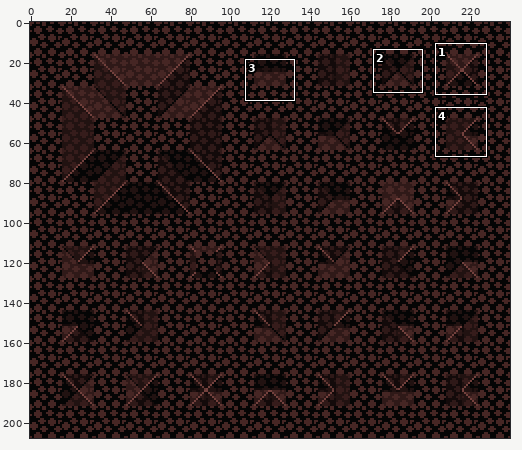
Two versions of one sprite sheet, graphics/images/ramps_soil.png. Above, an overview of the earlier version with the close-up marked.
Close-up. As it was:
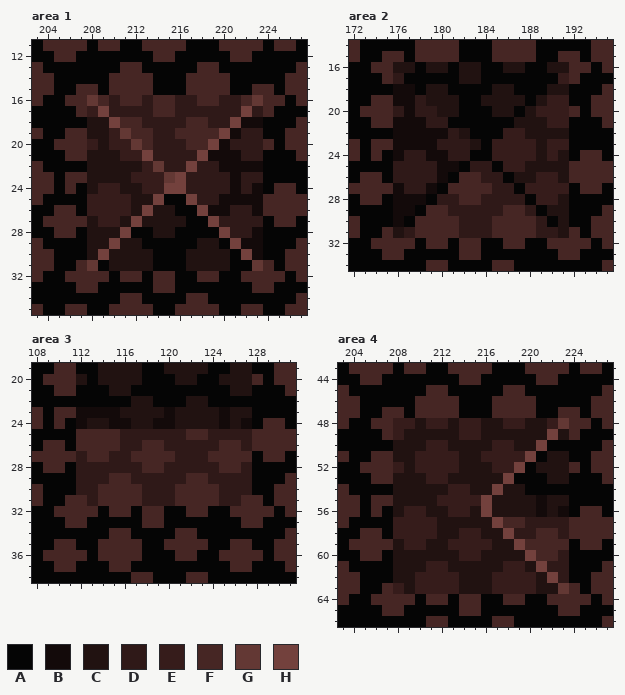
The file is 480x416 pixels, drawn in blocks of 2x2; one block is one cell here. Colours within 5 levels of each other are drawn and written as one. Shown: area 1: x 203..227, y 11..35; area 2: x 172..195, y 14..34; area 3: x 108..131, y 19..38; area 4: x 203..227, y 43..66. The commit also changed other parts of the picture, which this record leaves out.
Palette (. is transparent): A #050505  B #130a0a  C #211211  D #2f1918  E #361c1b  F #462624  G #633834  H #73413d
After the commit:
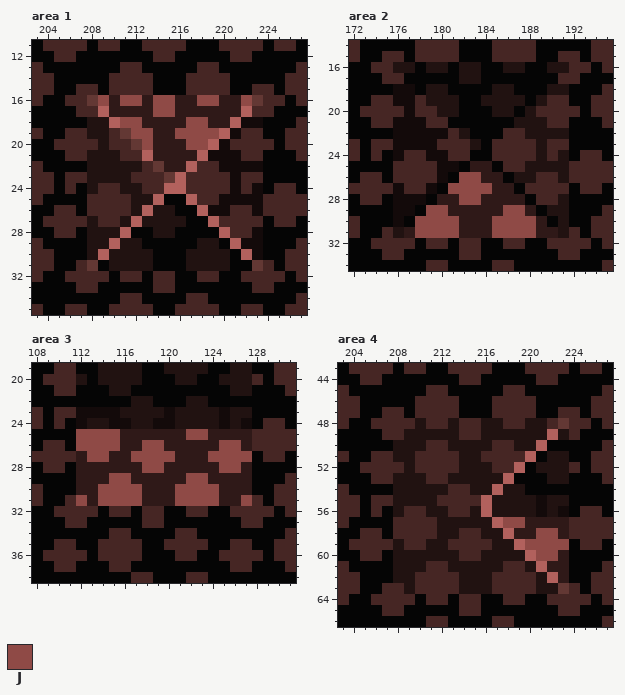
Colours new in this view: J #8f4a46
Edits made:
@@ palette @@
-H #73413d
+H #b2615d
--- area 1
@@ x 203..227 @@
 15 FFAAFFAFFFFAAAFFFFAAFFAFF
-16 FAAFFGFDFFDFFDDFFDDFGFFAF
-17 AAAAFEHDDDDFFDDDDDDHDFAAA
-18 AAAAACCHFFDDDDFFDDHBBAAAF
-19 FAAFFCCEGFFDDFFFFHBDDAAFF
-20 AAFFFECEEGFDDDFFHBDDDFAFF
-21 AAAFFCCCEEHDDDDHBBBDDAAAF
-22 FAAAACCCCCEGDDHDDBBBBAAAA
-23 FFAFFCCCCEEEGHDDDDBDDAAAA
-24 FFAFACEECCEEHHDDDDBDBAFFA
-25 FAAAAEEEECCHAAHDDBBBBFFFF
-26 AAFFAEEEECHCCAAHBBDDBFFFF
-27 AFFFFCEECHCCCCAAHDDDDAFFA
-28 AAFFACCCHAACCAAAAHDDBAAAA
+16 FAAFFGJDJJDJJDDJJDDJGFFAF
+17 AAAAFFHDDDDJJDDDDDDHFFAAA
+18 AAAAACCHJJDDDDJJDDHBBAAAF
+19 FAAFFCCFGJJDDJJJJHBFFAAFF
+20 AAFFFFCFFGJDDDJJHBFFFFAFF
+21 AAAFFCCCFFHDDDDHBBBFFAAAF
+22 FAAAACCCCCFGDDHFFBBBBAAAA
+23 FFAFFCCCCFFFGHFFFFBFFAAAA
+24 FFAFACFFCCFFHHFFFFBFBAFFA
+25 FAAAAFFFFCCHAAHFFBBBBFFFF
+26 AAFFAFFFFCHCCAAHBBFFBFFFF
+27 AFFFFCFFCHCCCCAAHFFFFAFFA
+28 AAFFACCCHAACCAAAAHFFBAAAA
 29 FAAAACCHCCAAAAACCAHBBAAAF
--- area 2
@@ x 172..195 @@
 16 AAFFCCACCACCAACCAACCFFAF
-17 AAAFDAAAAACCAAAAAAAEFAAA
+17 AAAFFAAAAACCAAAAAAAFFAAA
 18 AAAABBACCAAAACCAAACCAAAF
-19 AAFFBBDCCCAACCCCACEEAAFF
-20 AFFFDBDDCCAAACCACEEEFAFF
-21 AAFFBBBDDAAAAAACCCEEAAAF
-22 AAAABBBBBDCAAAEECCCCAAAA
-23 FAFFBBBBDDDCAEEEECEEAAAA
-24 FAFABDDBBDDAAEEEECECAFFA
-25 AAAADDDDBBADDAEECCCCFFFF
-26 AFFADDDDBAFFDDACCEECFFFF
-27 FFFFBDDBAFFFFDDAEEEEAFFA
-28 AFFABBBADDFFDDDDAEECAAAA
-29 AAAABBAFFDDDDDFFDACCAAAF
-30 FAAABAFFFFDDDFFFFDACAAFF
-31 FAAFCDFFFFDDDFFFFDDCFAFF
+19 AAFFBBFCCCAACCCCACFFAAFF
+20 AFFFFBFFCCAAACCACFFFFAFF
+21 AAFFBBBFFAAAAAACCCFFAAAF
+22 AAAABBBBBFCAAAFFCCCCAAAA
+23 FAFFBBBBFFFCAFFFFCFFAAAA
+24 FAFABFFBBFFAAFFFFCFCAFFA
+25 AAAAFFFFBBADDAFFCCCCFFFF
+26 AFFAFFFFBAJJDDACCFFCFFFF
+27 FFFFBFFBAJJJJDDAFFFFAFFA
+28 AFFABBBADDJJDDDDAFFCAAAA
+29 AAAABBAJJDDDDDJJDACCAAAF
+30 FAAABAJJJJDDDJJJJDACAAFF
+31 FAAFCDJJJJDDDJJJJDDCFAFF
 32 AAFFFFAFFAFFAAFFAAFFFFAF
--- area 3
@@ x 108..131 @@
 24 FAFABCCBBCCBBCCCCBCBAFFA
-25 AAAAFFFFDDDDDDFFDDDDFFFF
-26 AFFAFFFFDDFFDDDDDFFDFFFF
-27 FFFFDFFDDFFFFDDDFFFFAFFA
-28 AFFADDDDDDFFDDDDDFFDAAAA
-29 AAAADDDFFDDDDDFFDDDDAAAF
-30 FAAADDFFFFDDDFFFFDDDAAFF
-31 FAAFFDFFFFDDDFFFFDDFFAFF
+25 AAAAJJJJDDDDDDJJDDDDFFFF
+26 AFFAJJJJDDJJDDDDDJJDFFFF
+27 FFFFDJJDDJJJJDDDJJJJAFFA
+28 AFFADDDDDDJJDDDDDJJDAAAA
+29 AAAADDDJJDDDDDJJDDDDAAAF
+30 FAAADDJJJJDDDJJJJDDDAAFF
+31 FAAFJDJJJJDDDJJJJDDJFAFF
 32 AAFFFFAFFAFFAAFFAAFFFFAF
--- area 4
@@ x 203..227 @@
 47 FFAAFFAFFFFAAAFFFFAAFFAFF
-48 FAAFFEECEECEECCEECCEGFFAF
-49 AAAAFECCCCCEECCCCCCHCFAAA
-50 AAAAACCCEECCCCEECCHAAAAAF
-51 FAAFFCCEEEECCEEEEHACCAAFF
-52 AAFFFECEEEECCCEEHACCCFAFF
-53 AAAFFCCCEECCCCCHAAACCAAAF
-54 FAAAACCCCCEECCHCCAAAAAAAA
-55 FFAFFCCCCEEEEHCCCCBCCAAAA
-56 FFAFACEECCEECHCCCCBCBAFFA
-57 FAAAAEEEECCCCCHFFDDDDFFFF
-58 AAFFAEEEECCEECCHDDFFDFFFF
-59 AFFFFCEECCEEEECCHFFFFAFFA
-60 AAFFACCCCCCEECCCCHFFDAAAA
-61 FAAAACCCEECCCCCEECHDDAAAF
-62 FFAAACCEEEECCCEEEECHDAAFF
-63 FFAAFECEEEECCCEEEECCGFAFF
+48 FAAFFFFCFFCFFCCFFCCFGFFAF
+49 AAAAFFCCCCCFFCCCCCCHCFAAA
+50 AAAAACCCFFCCCCFFCCHAAAAAF
+51 FAAFFCCFFFFCCFFFFHACCAAFF
+52 AAFFFFCFFFFCCCFFHACCCFAFF
+53 AAAFFCCCFFCCCCCHAAACCAAAF
+54 FAAAACCCCCFFCCHCCAAAAAAAA
+55 FFAFFCCCCFFFFHCCCCBCCAAAA
+56 FFAFACFFCCFFCHCCCCBCBAFFA
+57 FAAAAFFFFCCCCCHJJDDDDFFFF
+58 AAFFAFFFFCCFFCCHDDJJDFFFF
+59 AFFFFCFFCCFFFFCCHJJJJAFFA
+60 AAFFACCCCCCFFCCCCHJJDAAAA
+61 FAAAACCCFFCCCCCFFCHDDAAAF
+62 FFAAACCFFFFCCCFFFFCHDAAFF
+63 FFAAFFCFFFFCCCFFFFCCGFAFF
 64 FAAFFFFAFFAFFAAFFAAFFFFAF
